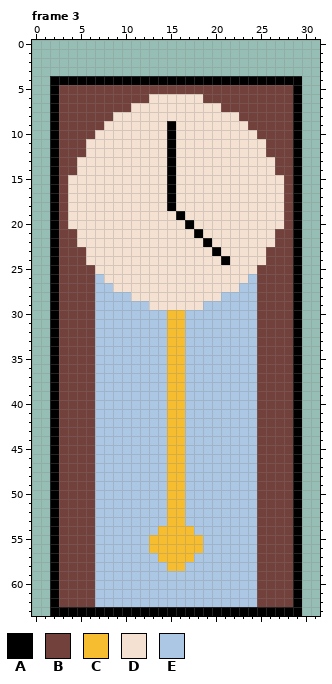
Two versions of one pixel-art file, assets/perry_llama/enemy_height_32_64.aseprite. The picture above was drawn from the file before the commit.
32x64 pixels, 4 frames. Shown: frame 3. The commit also changed other frames, which this record leaves out.
Visible layers, top first: "outline", "Layer 1", "cactus".
Palette (. is transparent): A #000000  B #73413c  C #f6bd31  D #f5e1d2  E #abc7e3
Pixels before, frame 3, first column x 2:
 4 AAAAAAAAAAAAAAAAAAAAAAAAAAAA
 5 ABBBBBBBBBBBBBBBBBBBBBBBBBBA
 6 ABBBBBBBBBBDDDDDDBBBBBBBBBBA
 7 ABBBBBBBBDDDDDDDDDDBBBBBBBBA
 8 ABBBBBBDDDDDDDDDDDDDDBBBBBBA
 9 ABBBBBDDDDDDDADDDDDDDDBBBBBA
10 ABBBBDDDDDDDDADDDDDDDDDBBBBA
11 ABBBDDDDDDDDDADDDDDDDDDDBBBA
12 ABBBDDDDDDDDDADDDDDDDDDDBBBA
13 ABBDDDDDDDDDDADDDDDDDDDDDBBA
14 ABBDDDDDDDDDDADDDDDDDDDDDBBA
15 ABDDDDDDDDDDDADDDDDDDDDDDDBA
16 ABDDDDDDDDDDDADDDDDDDDDDDDBA
17 ABDDDDDDDDDDDADDDDDDDDDDDDBA
18 ABDDDDDDDDDDDADDDDDDDDDDDDBA
19 ABDDDDDDDDDDDDADDDDDDDDDDDBA
20 ABDDDDDDDDDDDDDADDDDDDDDDDBA
21 ABBDDDDDDDDDDDDDADDDDDDDDBBA
22 ABBDDDDDDDDDDDDDDADDDDDDDBBA
23 ABBBDDDDDDDDDDDDDDADDDDDBBBA
24 ABBBDDDDDDDDDDDDDDDADDDDBBBA
25 ABBBBDDDDDDDDDDDDDDDDDDBBBBA
26 ABBBBEDDDDDDDDDDDDDDDDEBBBBA
27 ABBBBEEDDDDDDDDDDDDDDEEBBBBA
28 ABBBBEEEEDDDDDDDDDDEEEEBBBBA
29 ABBBBEEEEEEDDDDDDEEEEEEBBBBA
30 ABBBBEEEEEEEECCEEEEEEEEBBBBA
31 ABBBBEEEEEEEECCEEEEEEEEBBBBA
32 ABBBBEEEEEEEECCEEEEEEEEBBBBA
33 ABBBBEEEEEEEECCEEEEEEEEBBBBA
34 ABBBBEEEEEEEECCEEEEEEEEBBBBA
35 ABBBBEEEEEEEECCEEEEEEEEBBBBA
36 ABBBBEEEEEEEECCEEEEEEEEBBBBA
37 ABBBBEEEEEEEECCEEEEEEEEBBBBA
38 ABBBBEEEEEEEECCEEEEEEEEBBBBA
39 ABBBBEEEEEEEECCEEEEEEEEBBBBA
40 ABBBBEEEEEEEECCEEEEEEEEBBBBA
41 ABBBBEEEEEEEECCEEEEEEEEBBBBA
42 ABBBBEEEEEEEECCEEEEEEEEBBBBA
43 ABBBBEEEEEEEECCEEEEEEEEBBBBA
44 ABBBBEEEEEEEECCEEEEEEEEBBBBA
45 ABBBBEEEEEEEECCEEEEEEEEBBBBA
46 ABBBBEEEEEEEECCEEEEEEEEBBBBA
47 ABBBBEEEEEEEECCEEEEEEEEBBBBA
48 ABBBBEEEEEEEECCEEEEEEEEBBBBA
49 ABBBBEEEEEEEECCEEEEEEEEBBBBA
50 ABBBBEEEEEEEECCEEEEEEEEBBBBA
51 ABBBBEEEEEEEECCEEEEEEEEBBBBA
52 ABBBBEEEEEEEECCEEEEEEEEBBBBA
53 ABBBBEEEEEEEECCEEEEEEEEBBBBA
54 ABBBBEEEEEEECCCCEEEEEEEBBBBA
55 ABBBBEEEEEECCCCCCEEEEEEBBBBA
56 ABBBBEEEEEECCCCCCEEEEEEBBBBA
57 ABBBBEEEEEEECCCCEEEEEEEBBBBA
58 ABBBBEEEEEEEECCEEEEEEEEBBBBA
59 ABBBBEEEEEEEEEEEEEEEEEEBBBBA
60 ABBBBEEEEEEEEEEEEEEEEEEBBBBA
61 ABBBBEEEEEEEEEEEEEEEEEEBBBBA
62 ABBBBEEEEEEEEEEEEEEEEEEBBBBA
63 AAAAAAAAAAAAAAAAAAAAAAAAAAAA
After the commit:
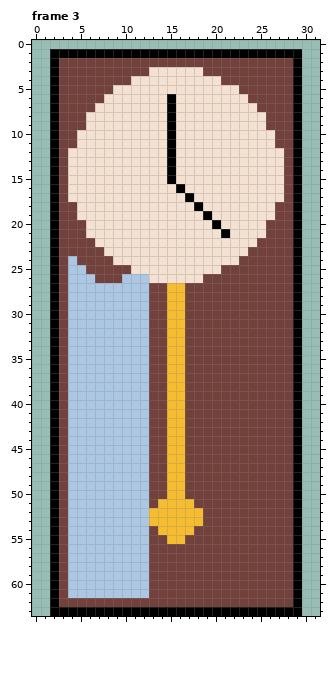
The exact change:
layer "Layer 2" added
layer "Layer 3" added
layer "Layer 4" added
layer "Layer 5" added
layer "cactus" removed
Frame 3:
y 1: x 2..29 ............................ -> AAAAAAAAAAAAAAAAAAAAAAAAAAAA
y 2: x 2..29 ............................ -> ABBBBBBBBBBBBBBBBBBBBBBBBBBA
y 3: x 2..29 ............................ -> ABBBBBBBBBBDDDDDDBBBBBBBBBBA
y 4: x 3..28 AAAAAAAAAAAAAAAAAAAAAAAAAA -> BBBBBBBBDDDDDDDDDDBBBBBBBB
y 5: x 9..22 BBBBBBBBBBBBBB -> DDDDDDDDDDDDDD
y 6: x 8..12 BBBBB -> DDDDD; x 15 D -> A; x 19..23 BBBBB -> DDDDD
y 7: x 7..10 BBBB -> DDDD; x 15 D -> A; x 21..24 BBBB -> DDDD
y 8: x 6..8 BBB -> DDD; x 15 D -> A; x 23..25 BBB -> DDD
y 9: x 6..7 BB -> DD; x 24..25 BB -> DD
y 10: x 5..6 BB -> DD; x 25..26 BB -> DD
y 11: x 5 B -> D; x 26 B -> D
y 12: x 4..5 BB -> DD; x 26..27 BB -> DD
y 13..14: x 4 B -> D; x 27 B -> D
y 16: x 15..16 AD -> DA
y 17: x 15 A -> D; x 17 D -> A
y 18: x 4 D -> B; x 15 A -> D; x 18 D -> A; x 27 D -> B
y 19: x 4 D -> B; x 16 A -> D; x 19 D -> A; x 27 D -> B
y 20: x 4..5 DD -> BB; x 17 A -> D; x 20 D -> A; x 26..27 DD -> BB
y 21: x 5 D -> B; x 18 A -> D; x 21 D -> A; x 26 D -> B
y 22: x 5..6 DD -> BB; x 19 A -> D; x 25..26 DD -> BB
y 23: x 6..7 DD -> BB; x 20 A -> D; x 24..25 DD -> BB
y 24: x 4 B -> E; x 6..8 DDD -> BBB; x 21 A -> D; x 23..25 DDD -> BBB
y 25: x 4..5 BB -> EE; x 7..10 DDDD -> BBBB; x 21..24 DDDD -> BBBB
y 26: x 4..12 BBBEDDDDD -> EEEBBBEEE; x 19..24 DDDDDE -> BBBBBB
y 27: x 4..6 BBB -> EEE; x 9..24 DDDDDDDDDDDDDDEE -> EEEEBBCCBBBBBBBB
y 28: x 4..6 BBB -> EEE; x 11..24 DDDDDDDDDDEEEE -> EEBBCCBBBBBBBB
y 29: x 4..6 BBB -> EEE; x 13..24 DDDDDDEEEEEE -> BBCCBBBBBBBB
y 30..50: x 4..6 BBB -> EEE; x 13..14 EE -> BB; x 17..24 EEEEEEEE -> BBBBBBBB
y 51: x 4..6 BBB -> EEE; x 13..14 EE -> BC; x 17..24 EEEEEEEE -> CBBBBBBB
y 52..53: x 4..6 BBB -> EEE; x 13..14 EE -> CC; x 17..24 EEEEEEEE -> CCBBBBBB
y 54: x 4..6 BBB -> EEE; x 13 E -> B; x 18..24 EEEEEEE -> BBBBBBB
y 55: x 4..6 BBB -> EEE; x 13..14 CC -> BB; x 17..24 CCEEEEEE -> BBBBBBBB
y 56: x 4..6 BBB -> EEE; x 13..24 CCCCCCEEEEEE -> BBBBBBBBBBBB
y 57: x 4..6 BBB -> EEE; x 13..24 ECCCCEEEEEEE -> BBBBBBBBBBBB
y 58: x 4..6 BBB -> EEE; x 13..24 EECCEEEEEEEE -> BBBBBBBBBBBB
y 59..61: x 4..6 BBB -> EEE; x 13..24 EEEEEEEEEEEE -> BBBBBBBBBBBB
y 62: x 7..24 EEEEEEEEEEEEEEEEEE -> BBBBBBBBBBBBBBBBBB
